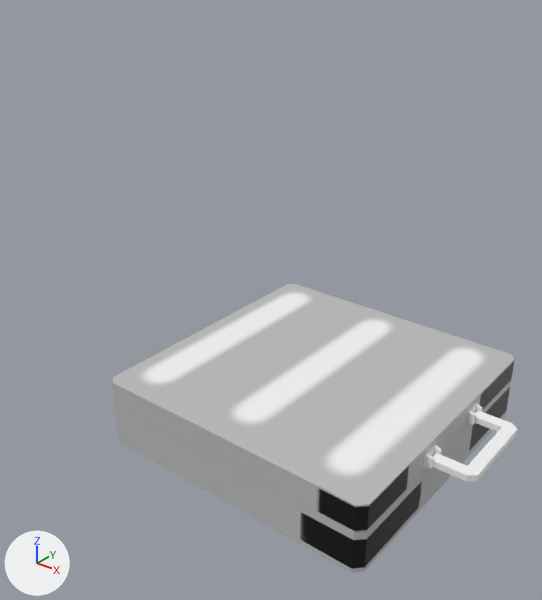
Renders of the FBX model model/Case/Case.fbx from each side of a commit.
Before and after are seen from a camera (50 mm lens) standing at (0.1254, -0.1825, 0.1607) and looking at (-0.0107, -0.0123, 0.0552). Every picture has the same lights, and +X, +Y and +Z are marked at lower left. Where no turn or scale is listed for an object, it has been applied to the vertices.

Names of what the first picture shows: 'case_1', 'case_2'.
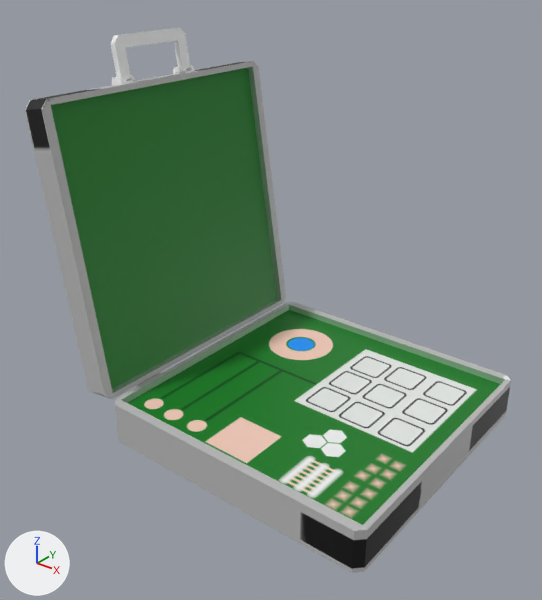
Commit message: ケースアニメーションなし

The change, as a diff of the scene's bpy script:
```diff
--- a/model/Case/Case.fbx.py
+++ b/model/Case/Case.fbx.py
@@ ob_case_2 @@
 ob_case_2 = bpy.data.objects.new('case_2', me_mesh_001)
-ob_case_2.location = (-0.0528, 0.0, 0.0162)
-ob_case_2.rotation_euler = (1.571, 0.0, 0.0)  # degrees (90, 0, 0)
+ob_case_2.location = (-0.0486, 0.0, 0.0162)
+ob_case_2.rotation_euler = (1.571, -1.724, 0.0)  # degrees (90, -99, 0)
 ob_case_2.scale = (0.01, 0.01, 0.01)
```

Location of each change, (x1, y1, x2, y2) in pixels of the pictures (542 x 600 px):
'case_2', moved, turned
    before: (113, 284, 517, 532)
    after: (25, 27, 286, 399)
'case_1', unchanged, uncovered by the edit
    before: (115, 382, 511, 573)
    after: (115, 302, 511, 573)
